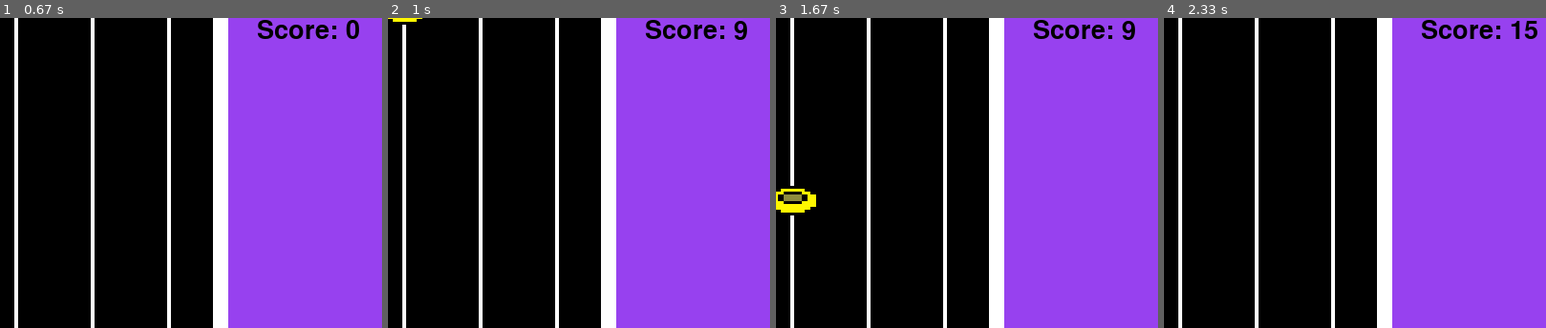
Above: before the commit, frames 1-4 (left to right).
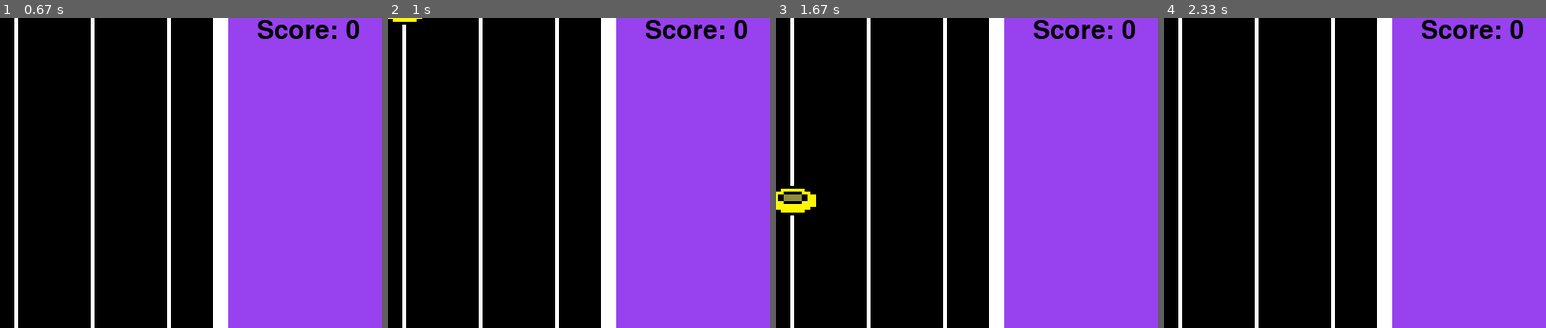
Above: after the commit, the same moments.

Repository: claraluques/projeto-dsoft
Game: pygame game, started from clara_tentando.py
Same seed, same stepped clock (60 frames per second), same inputs: the game is played once before the commit and once after it.
Inputs:
- Up to frame 1 (0.67 s): click "Baile" at 0.42 s
- Up to frame 2 (1 s): tap T at 0.67 s
- Up to frame 3 (1.67 s): no input
- Up to frame 4 (2.33 s): tap W at 2 s
The pictures show only the part of the screen within x 48-98%, y 0-50%; the shares and areas given below are measured in that part.

Frame 1 is identical in both runs. In frame 2, 0.1% of the frame differs, in the area x 90-94%, y 0-8%; in frame 3, 0.1%; in frame 4, 0.3%, in the area x 90-98%, y 0-7%.

Commit message:
tentando arrumar

Diff:
--- a/classe_teclas.py
+++ b/classe_teclas.py
@@ -38,7 +38,9 @@
 
 def process_key1(y1, score):
     d1 = y1 - 550
-    if d1 < 5:
+    if d1 < 0:
+        d1 = -d1
+    elif d1 < 5:
         print('PERFECT')
         score +=3
         print("SCORE: {0}".format(score))
@@ -57,7 +59,9 @@
 
 def process_key2(y2, score):
     d2 = y2 - 550
-    if d2 < 5:
+    if d2 < 0:
+        d2 = -d2
+    elif d2 < 5:
         print('PERFECT')
         score +=3
         print("SCORE: {0}".format(score))
@@ -76,7 +80,9 @@
 
 def process_key3(y3, score):
     d3 = y3 - 550
-    if d3 < 5:
+    if d3 < 0:
+        d3 = -d3
+    elif d3 < 5:
         print('PERFECT')
         score +=3
         print("SCORE: {0}".format(score))
@@ -95,7 +101,9 @@
 
 def process_key4(y4, score):
     d4 = y4 - 550
-    if d4 < 5:
+    if d4 < 0:
+        d4 = -d4
+    elif d4 < 5:
         print('PERFECT')
         score +=3
         print("SCORE: {0}".format(score))
@@ -114,7 +122,9 @@
 
 def process_key5(y5, score):
     d5 = y5 - 550
-    if d5 < 5:
+    if d5 < 0:
+        d5 = -d5
+    elif d5 < 5:
         print('PERFECT')
         score +=3
         print("SCORE: {0}".format(score))
